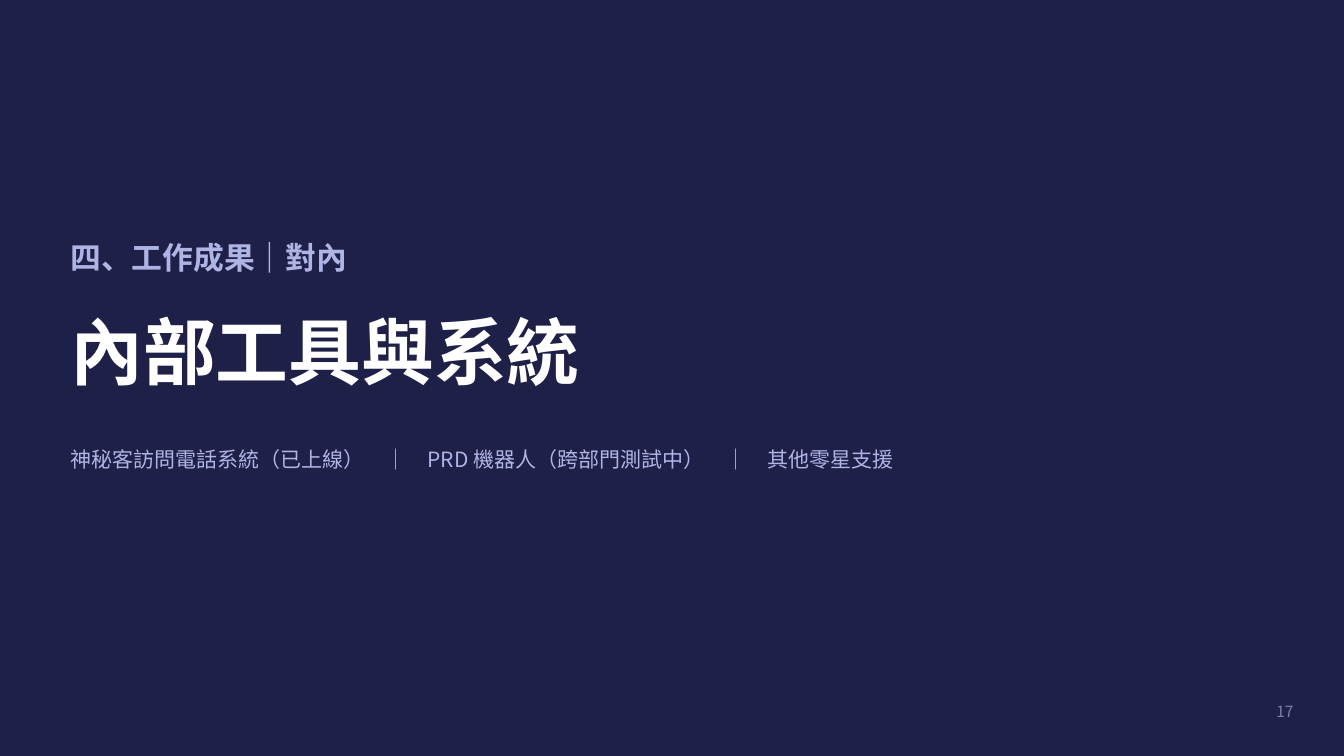
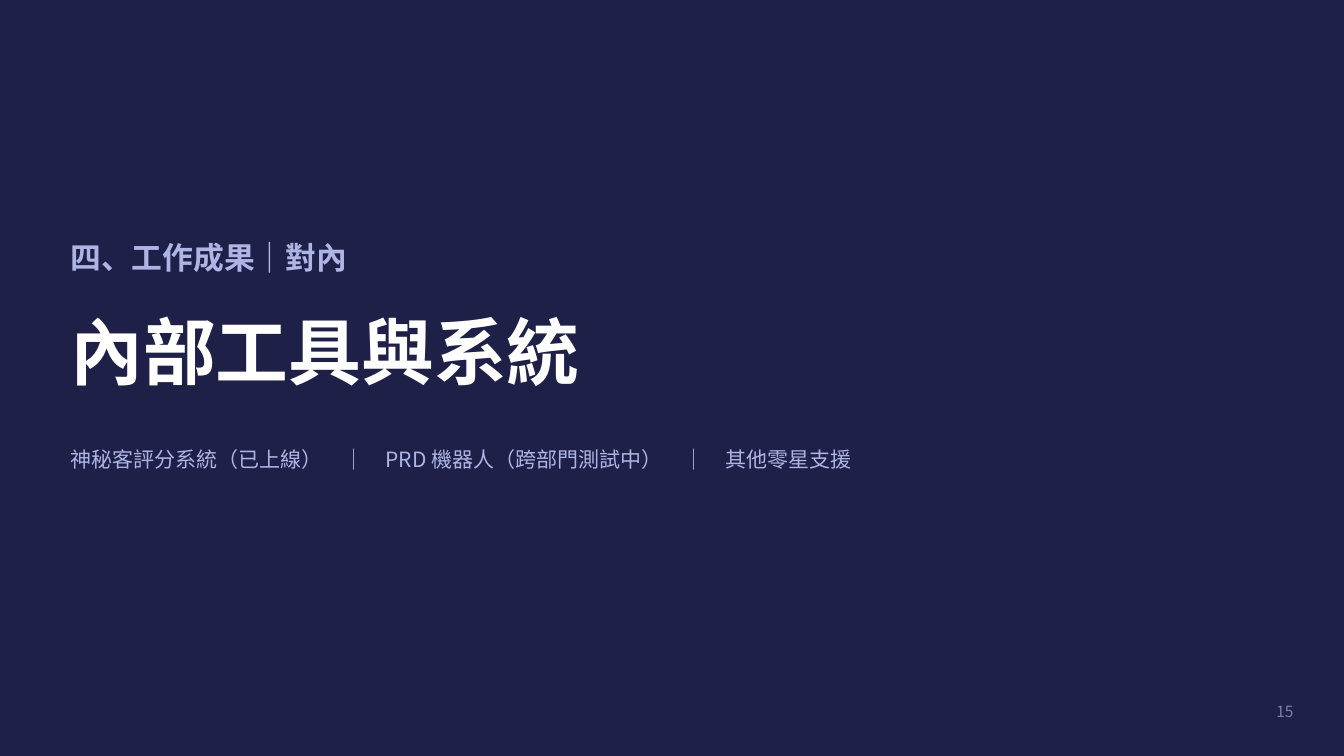
Before and after one commit to kirihuang-bit/freshman-report, a slide deck: slide 15 of 黃家朗新人報告.pptx (slide 17 before the commit). Drawn at 1344x756 pixels with LibreOffice and Linux fonts; fonts in the diff are those of the drawing. Boxes give left, top, right and bottom in pixels: in the first picture for what was removed or moved away, otherwise in the second. Text is boxed around its words. In the diff, an @@ line names an element or a change of style, - is before the commit and + after.

```diff
--- a/黃家朗新人報告.pptx
+++ b/黃家朗新人報告.pptx
@@ text at [71,449,851,469]: text changed @@
-神秘客訪問電話系統（已上線） ｜ PRD 機器人（跨部門測試中） ｜ 其他零星支援
+神秘客評分系統（已上線） ｜ PRD 機器人（跨部門測試中） ｜ 其他零星支援
@@ page number at [1276,706,1293,717]: text changed @@
-17
+15
```
Also in this commit, not shown: 12 other slides changed, 4 slides removed, 3 other files.
